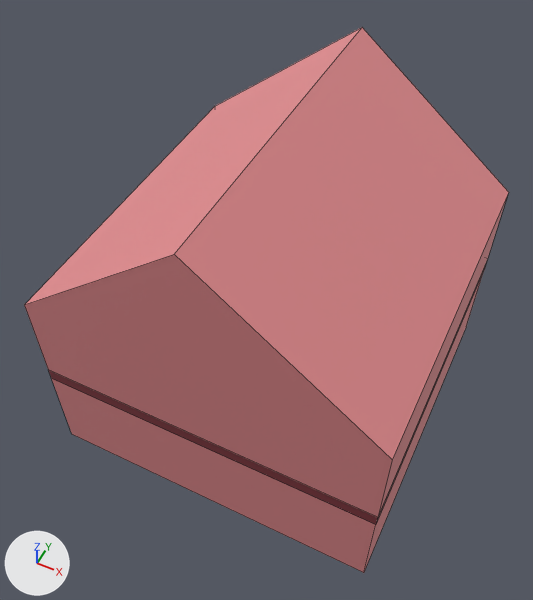
One commit to the Blender file Assets/_Project/Art/Models/Blender/Environment/Building-Residential-House.blend: the scene before it, then after it.
Rendered twice from a camera (50 mm lens) standing at (6.19, -13.47, 20.25) and looking at (-0.17, -0.75, 4.35). The axes (+X, +Y, +Z) are drawn at lower left. The lights are the same throughout. Mesh edges are drawn as thin lines.
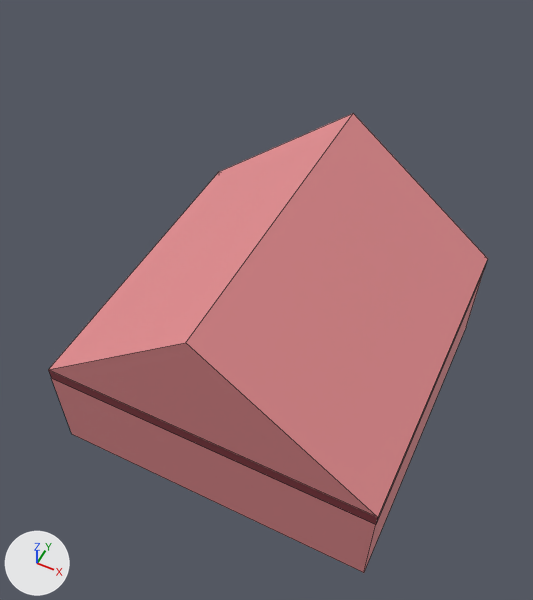
Commit message: SC - Updated residential building to be one story

Location of each change, (x1, y1, x2, y2) in pixels of the pictures (533 x 600 px; the box of a moved part takes in the faces that stretch with it):
'Cube', reshaped (9% narrower, 16% shorter)
    before: (25, 27, 509, 573)
    after: (48, 113, 488, 573)
part 1 of me_cube, moved or reshaped
    before: (25, 27, 509, 517)
    after: (48, 113, 488, 517)

What the commit changed:
me_cube is used by ob_cube; location (0.0, 0.0, 0.0).
me_cube had 18 vertices, 15 faces and spanned x -5.0..5.0, y -5.0..5.0, z -0.25..10.0.
me_cube now has 14 vertices, 13 faces and spans x -5.0..5.0, y -5.0..5.0, z -0.25..7.21.
Part 1, on me_cube:
6 vertices are removed from x -5.0..5.0, y -5.0..5.0, z 6.0..10.0.
6 faces are deleted.
2 vertices are added at (-0.08, -5.0, 7.21), (-0.08, 5.0, 7.21).
4 new faces join them, mat_building_red (pink #e78e91).
